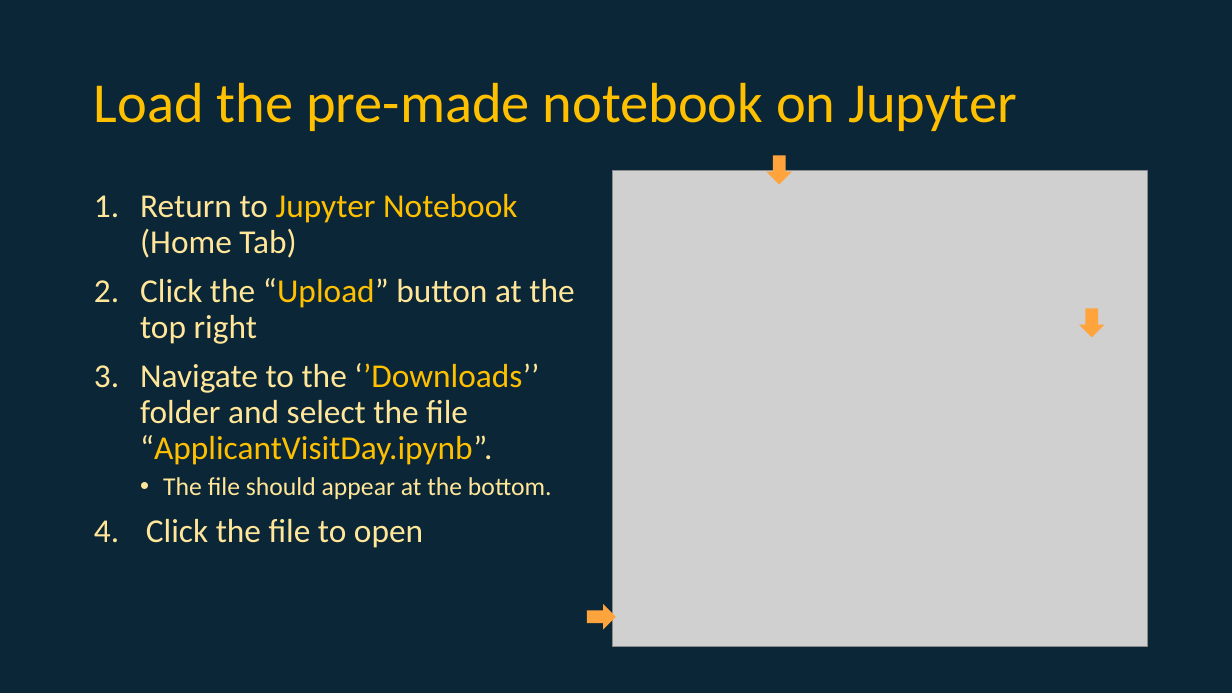
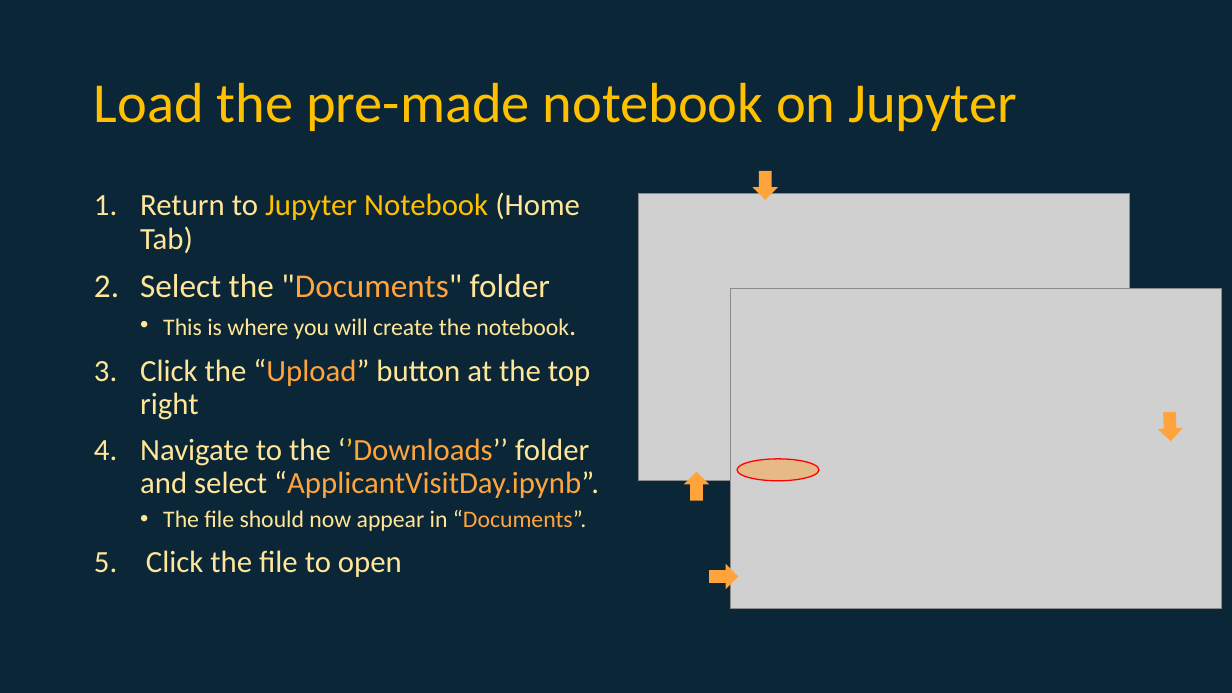
Before and after one commit to nnnamoko/EHUProgrammingTaster, a slide deck: slide 20 of ApplicantVisitDay.pptx. Drawn at 1232x693 pixels with LibreOffice and Linux fonts; fonts in the diff are those of the drawing; grey boxes stand for pictures; background and template pictures are left out. Boxes give left, top, right and bottom in pixels: in the first picture for what was removed or moved away, otherwise in the second. Text is boxed around its words. In the diff, an @@ line names an element or a change of style, - is before the commit and + after.

Commit message:
minor changes to pptx

```diff
--- a/ApplicantVisitDay.pptx
+++ b/ApplicantVisitDay.pptx
@@ right arrow: place and size @@
-right arrow at box(766, 156, 792, 184)
+right arrow at box(752, 171, 778, 200)
@@ text at box(140, 192, 590, 577): size 26 to 24.1 pt in "Return to Jupyter Notebook (Home Tab)", "Click the “Upload” button at the top ...", "Click the file to open"; text colour #FFC000 to #FFA43D in "“Upload”" @@
@@ picture: place and size @@
-picture at box(613, 171, 1148, 647)
+picture at box(639, 193, 1129, 481)
@@ text at box(140, 274, 569, 339): paragraphs added @@
+2. Select the "Documents" folder
+  • This is where you will create the notebook.
@@ picture added at box(730, 289, 1221, 608) @@
@@ right arrow at box(1157, 412, 1184, 442): rotation 90 to 87 degrees @@
@@ text at box(140, 438, 599, 531): text changed; size 26 to 24.1 pt @@
-3. Navigate to the ‘’Downloads’’ folder and select the file “ApplicantVisitDay.ipynb”.
-  • The file should appear at the bottom.
+4. Navigate to the ‘’Downloads’’ folder and select “ApplicantVisitDay.ipynb”.
+  • The file should now appear in “Documents”.
@@ right arrow added at box(683, 472, 709, 500), fill #FFA43D @@
@@ ellipse added at box(738, 459, 820, 482), fill #FFA43D at 50% opacity, outline #FF0000 1 pt @@
@@ right arrow: place and size @@
-right arrow at box(587, 604, 616, 630)
+right arrow at box(710, 564, 738, 590)
```
